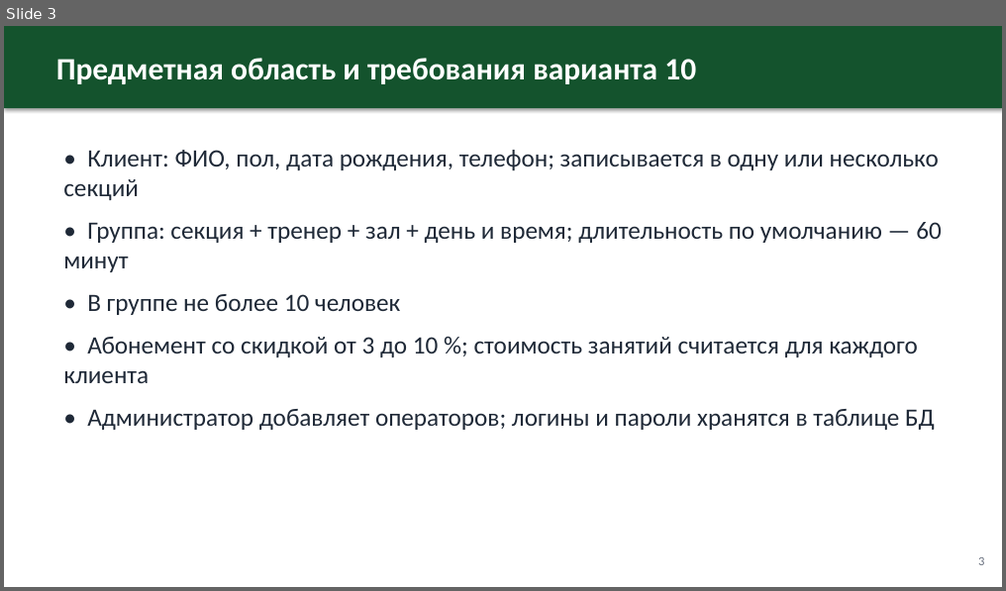
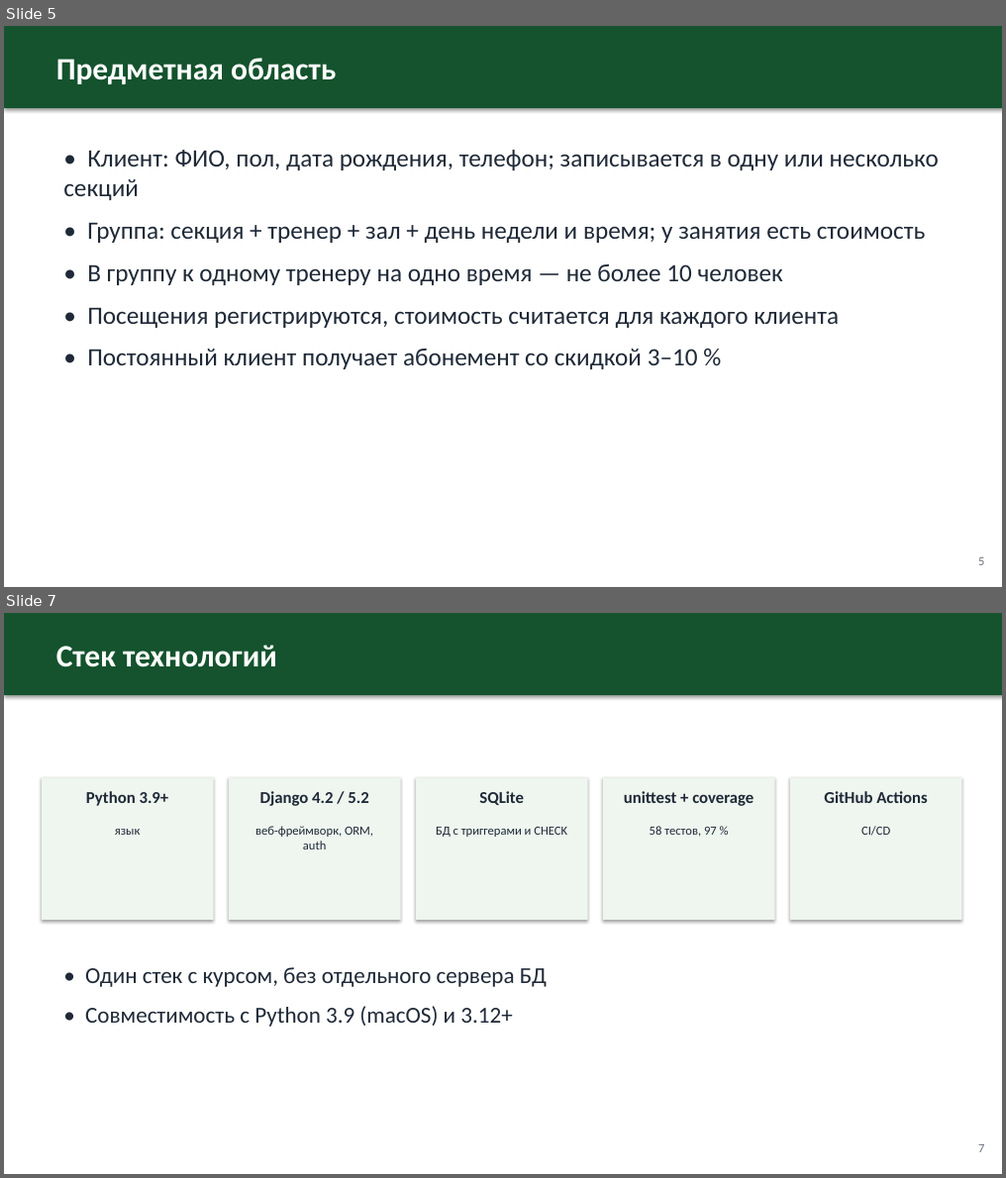
Before and after one commit to Uzalov-Gamid/sport-club, a slide deck: docs/Презентация_Спортивный_клуб.pptx. Shown one above the other, each under a label of ours: slide 3 before the commit, slides 5 and 7 after it; the slides between them are not shown. The pictures are 1006x591 and 1006x1178 pixels, drawn with LibreOffice and Linux fonts; fonts in the diff are those of the drawing. Boxes give left, top, right and bottom in pixels: in the first picture for what was removed or moved away, otherwise in the second. Text is boxed around its words. In the diff, an @@ line names an element or a change of style, - is before the commit and + after.

Commit message:
docs: полная презентация (24 слайда: проблема, стек, архитектура, БД, функционал, тесты, CI/CD)

```diff
--- a/docs/Презентация_Спортивный_клуб.pptx
+++ b/docs/Презентация_Спортивный_клуб.pptx
@@ slide 7 added at [4,613,1002,1174], background #FFFFFF @@
@@ rectangle added at [4,613,1002,695], fill #14532D @@
@@ text added at [56,645,277,667], 30 pt, text #FFFFFF, bold @@
+Стек технологий
@@ rectangle added at [42,777,214,920], fill #EEF6EF @@
@@ rectangle added at [229,777,401,920], fill #EEF6EF @@
@@ rectangle added at [416,777,588,920], fill #EEF6EF @@
@@ rectangle added at [603,777,775,920], fill #EEF6EF @@
@@ rectangle added at [790,777,962,920], fill #EEF6EF @@
@@ text added at [86,791,169,806], 16 pt, text #1F2937, bold @@
+Python 3.9+
@@ text added at [260,791,368,806], 16 pt, text #1F2937, bold @@
+Django 4.2 / 5.2
@@ text added at [479,791,524,805], 16 pt, text #1F2937, bold @@
+SQLite
@@ text added at [624,791,753,806], 16 pt, text #1F2937, bold @@
+unittest + coverage
@@ text added at [824,791,928,803], 16 pt, text #1F2937, bold @@
+GitHub Actions
@@ text added at [115,829,140,835], 12 pt, text #1F2937 @@
+язык
@@ text added at [255,826,373,850], 12 pt, text #1F2937 @@
+веб-фреймворк, ORM, auth
@@ text added at [436,827,567,837], 12 pt, text #1F2937 @@
+БД с триггерами и CHECK
@@ text added at [649,826,717,837], 12 pt, text #1F2937 @@
+58 тестов, 97 %
@@ text added at [861,826,890,836], 12 pt, text #1F2937 @@
+CI/CD
@@ text added at [85,967,547,1027], 22 pt, text #1F2937 @@
+• Один стек с курсом, без отдельного сервера БД
+• Совместимость с Python 3.9 (macOS) и 3.12+
@@ text added at [978,1145,984,1153], 12 pt, text #6B7280 @@
+7
@@ what was slide 3 is now slide 5 @@
@@ slide 5 changed as well @@
@@ text at [56,58,336,84]: text changed @@
-Предметная область и требования варианта 10
+Предметная область
@@ text at [87,222,926,370]: text changed @@
-• Группа: секция + тренер + зал + день и время; длительность по умолчанию — 60 минут
-• В группе не более 10 человек
-• Абонемент со скидкой от 3 до 10 %; стоимость занятий считается для каждого клиента
-• Администратор добавляет операторов; логины и пароли хранятся в таблице БД
+• Группа: секция + тренер + зал + день недели и время; у занятия есть стоимость
+• В группу к одному тренеру на одно время — не более 10 человек
+• Посещения регистрируются, стоимость считается для каждого клиента
+• Постоянный клиент получает абонемент со скидкой 3–10 %
```
Also in this commit, not shown: 8 other slides changed, 16 other slides added, 5 slides removed.
